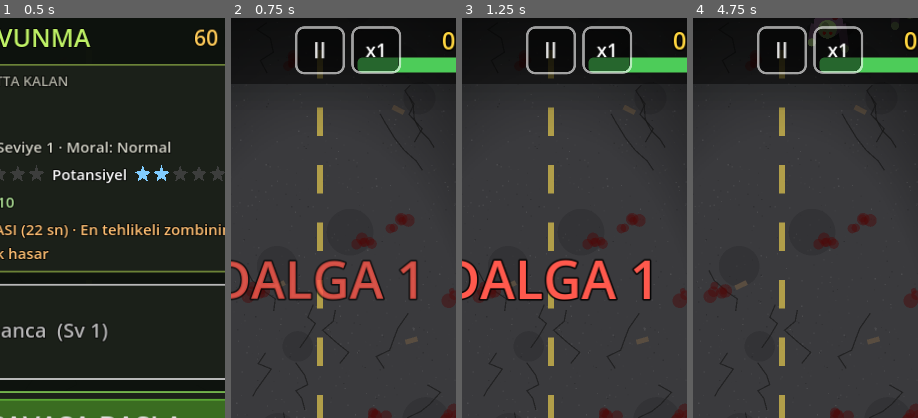
Above: before the commit, frames 1-4 (left to right).
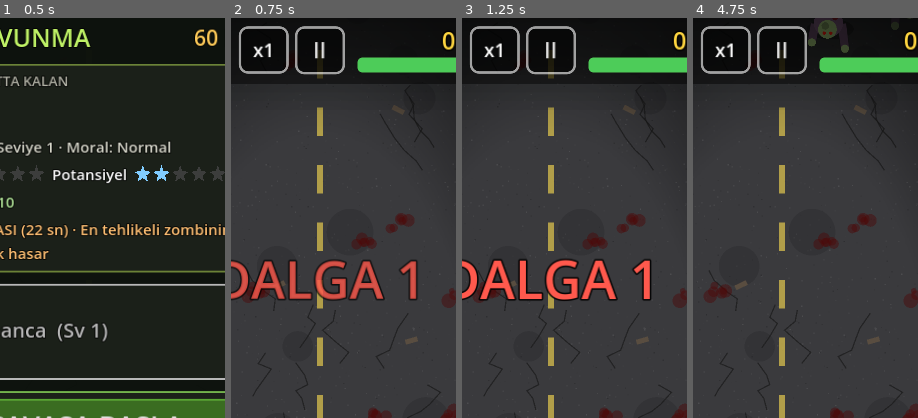
Above: after the commit, the same moments.

Repository: malisah61/zombi-savunma
Game: Godot game, scene res://oyun.tscn
Two runs of this game, one before a commit and one after it. Both use one fixed random seed, a clock stepped at 60 frames per second and the inputs below.
Inputs (mouse positions are % of the whole screen's width and height, from its top left):
- Up to frame 1 (0.5 s): no input
- Up to frame 2 (0.75 s): click "SAVAŞA BAŞLA" at 0.5 s
- Up to frame 3 (1.25 s): no input
- Up to frame 4 (4.75 s): click "EL BOMBASI" at 1.25 s; click "II" at 2 s; click "x1" at 2.75 s; click "DEVAM" at 3.5 s; move the mouse to (72, 45) at 4.27 s; hold Right (ui_right) from 4.28 s (still down); click (72, 45) at 4.42 s
The pictures show only the part of the screen within x 30-80%, y 2-52%; the shares and areas given below are measured in that part.

Frame 1 is identical in both runs. In frame 2, 2.0% of the frame differs, in the area x 3-76%, y 2-14%; in frame 3, 2.0%; in frame 4, 2.1%.

Commit message:
Hız düğmesi can çubuğuyla çakışmasın diye duraklatmanın soluna alındı
Co-Authored-By: Claude Opus 5.5 <noreply@anthropic.com>
Claude-Session: https://claude.ai/code/session_01YPoiBXdns49t1yMi9hBNLc

Diff:
--- a/betikler/arayuz.gd
+++ b/betikler/arayuz.gd
@@ -401,8 +401,8 @@
 	_hiz_dugme.add_theme_stylebox_override("pressed", _kutu_stili(Color(0.3, 0.3, 0.3, 0.7), Color.WHITE, 14))
 	add_child(_hiz_dugme)
 	_hiz_dugme.set_anchors_and_offsets_preset(Control.PRESET_CENTER_TOP)
-	_hiz_dugme.offset_left = 50
-	_hiz_dugme.offset_right = 130
+	_hiz_dugme.offset_left = -130
+	_hiz_dugme.offset_right = -50
 	_hiz_dugme.offset_top = _ust_bosluk + 4
 	_hiz_dugme.offset_bottom = _ust_bosluk + 80
 	_hiz_dugme.pressed.connect(func() -> void: hiz_istendi.emit())
